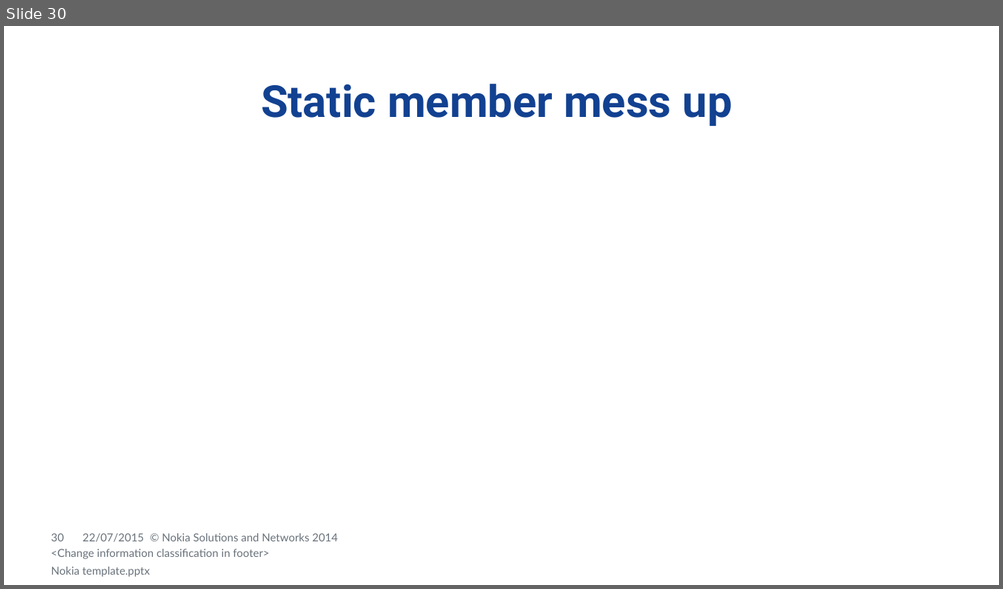
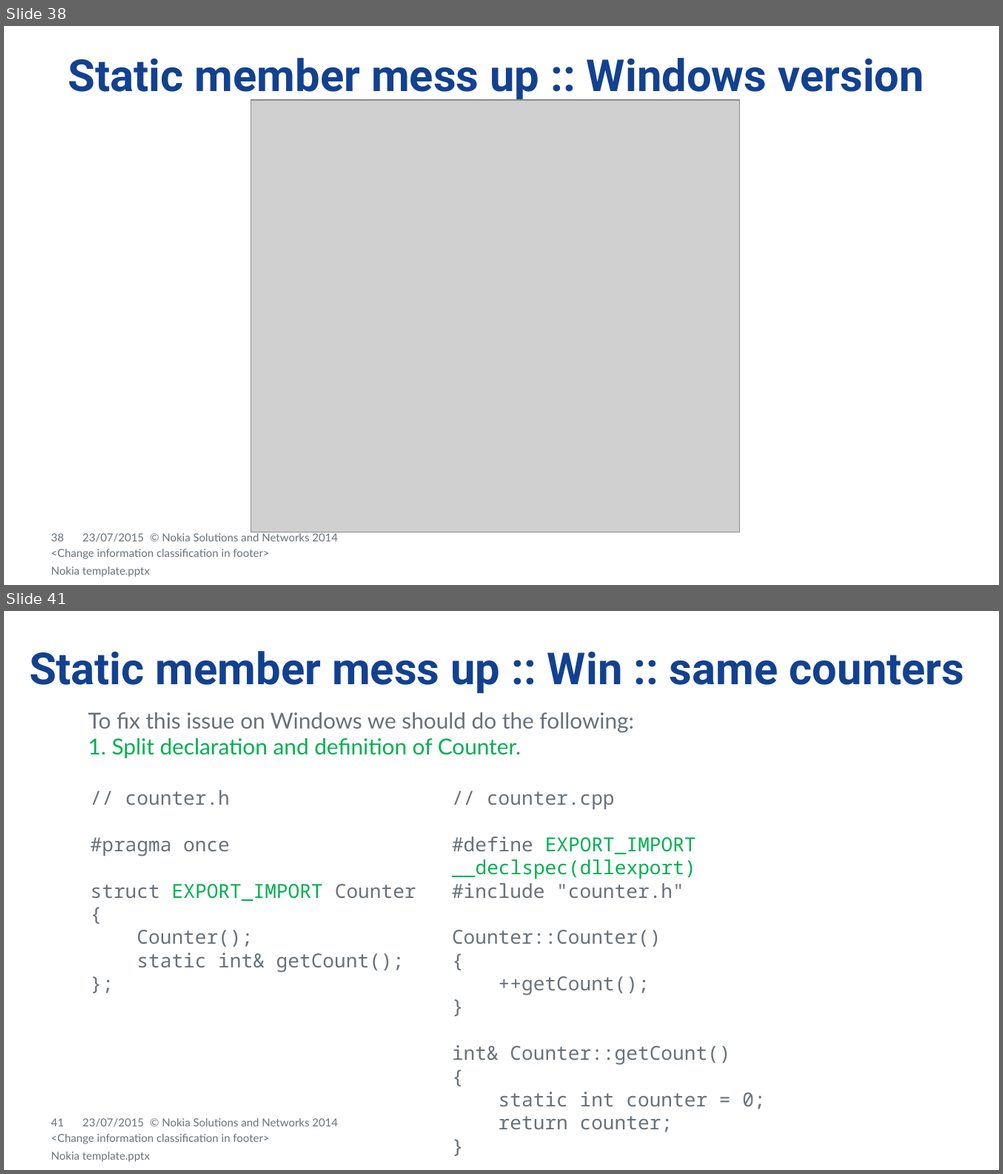
Before and after one commit to dendibakh/Linker, a slide deck: Diving into C++ linker.pptx. Shown one above the other, each under a label of ours: slide 30 before the commit, slides 38 and 41 after it; the slides between them are not shown. The pictures are 1003x589 and 1003x1174 pixels, drawn with LibreOffice and Linux fonts; fonts in the diff are those of the drawing; grey boxes stand for pictures; background and template pictures are left out. Boxes give left, top, right and bottom in pixels: in the first picture for what was removed or moved away, otherwise in the second. Text is boxed around its words. In the diff, an @@ line names an element or a change of style, - is before the commit and + after.

Commit message:
Added some pictures. Addede StaticMemberMessUp example.

```diff
--- a/Diving into C++ linker.pptx
+++ b/Diving into C++ linker.pptx
@@ slide 41 added at (4, 611, 999, 1170), background #FFFFFF; not listed: 13 template elements that a slide beside it also shows @@
@@ title added at (29, 651, 965, 693), 32 pt, text #124191, bold @@
+Static member mess up :: Win :: same counters
@@ text added at (88, 712, 634, 758), 16 pt, text #68717A @@
+To fix this issue on Windows we should do the following:
+1. Split declaration and definition of Counter.
@@ text added at (91, 790, 416, 973), 14 pt, text #68717A @@
+// counter.h
+#pragma once
+struct EXPORT_IMPORT Counter
+{
+Counter();
+static int& getCount();
+};
@@ text added at (452, 792, 765, 1133), 14 pt, text #68717A @@
+// counter.cpp
+#define EXPORT_IMPORT __declspec(dllexport)
+#include "counter.h"
+Counter::Counter()
+{
+++getCount();
+}
+int& Counter::getCount()
+{
+static int counter = 0;
+return counter;
+}
@@ text added at (51, 1134, 269, 1145), 8 pt, text #68717A @@
+<Change information classification in footer>
@@ what was slide 30 is now slide 38 @@
@@ slide 38 changed as well @@
@@ title at (68, 58, 924, 102): text changed @@
-Static member mess up
+Static member mess up :: Windows version
@@ picture added at (250, 99, 739, 532) @@
@@ page number at (51, 534, 64, 542): text changed @@
-30
+38
@@ text at (82, 534, 144, 543): text changed @@
-22/07/2015
+23/07/2015
```
Also in this commit, not shown: 31 other slides changed, 15 other slides added, 1 slide removed, 8 other files.
